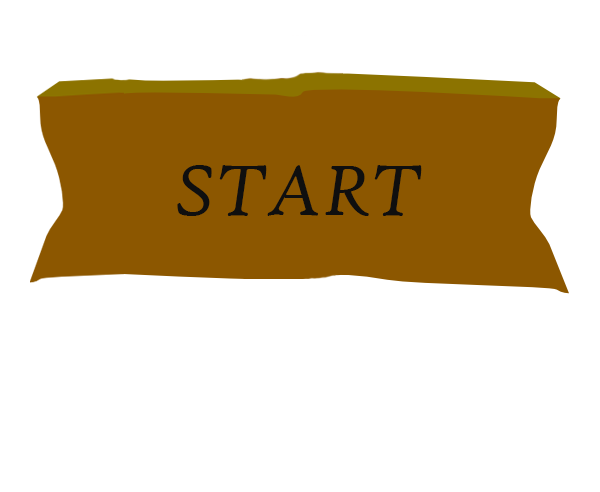
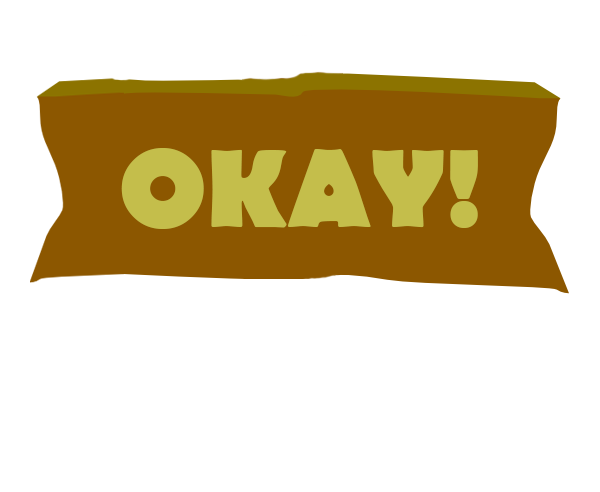
The second 600×492 image is a revision of the first. Changes to its layers:
renamed "START" to "OKAY!", painted on it over [121, 148, 478, 229]
